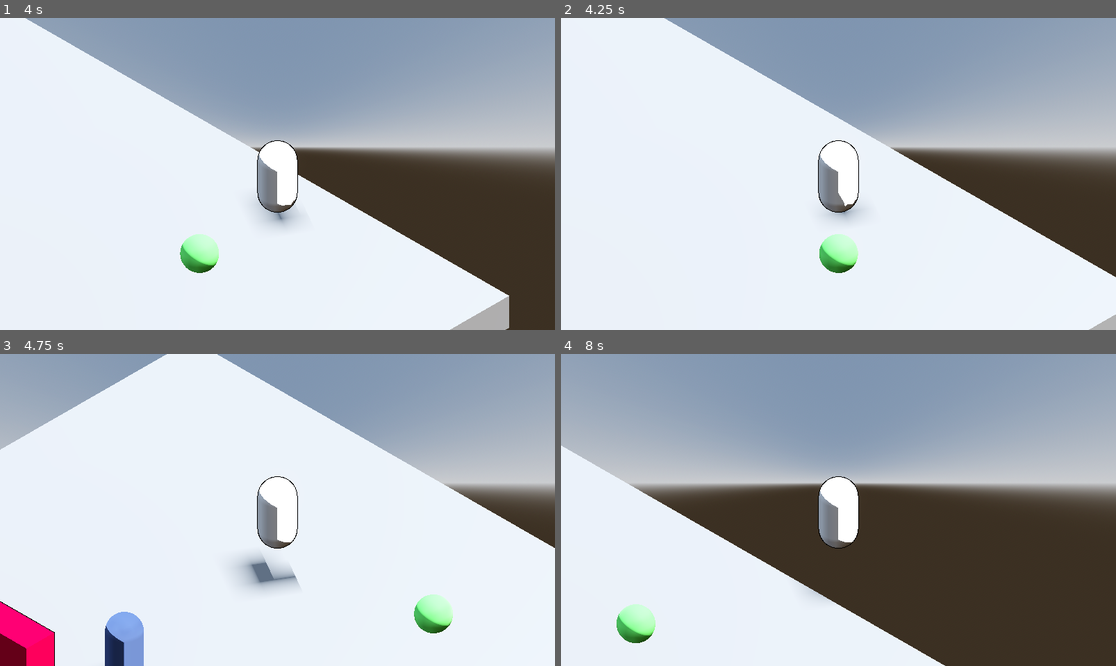
Above: before the commit, frames 1-4 (two rows, left to right).
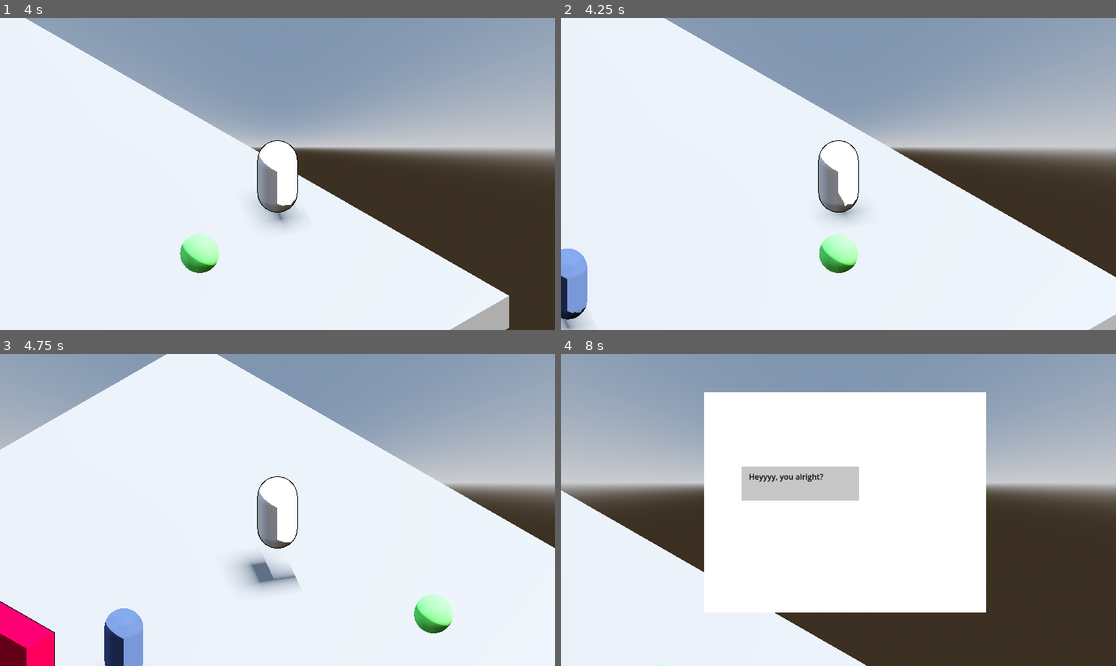
Above: after the commit, the same moments.

Repository: yashGhela/textmeback
Game: Godot game, scene res://levels/devlab.tscn
Same seed, same stepped clock (60 frames per second), same inputs: the game is played once before the commit and once after it. The project has no main scene, so this scene is started directly.
Inputs:
- Up to frame 1 (4 s): tap Enter (ui_accept) at 0.5, 0.77, 1.52, 3.02, 3.77 s; hold D (right) 0.53-1.28 s; hold E (interact) 0.53-1.28 s; hold S (back) 1.28-2.03 s; tap E (interact) at 1.35, 2.85 s; hold D (right) 2.03-2.78 s; hold E (interact) 2.03-2.78 s; hold W (forward) 2.78-3.53 s; hold A (left) from 3.53 s (still down); hold E (interact) from 3.53 s (still down)
- Up to frame 2 (4.25 s): keep holding A (left); keep holding E (interact)
- Up to frame 3 (4.75 s): keep holding A (left); release E (interact) at 4.28 s; tap E (interact) at 4.35 s; tap Enter (ui_accept) at 4.52 s
- Up to frame 4 (8 s): release A (left) at 5.03 s; hold S (back) 5.03-5.78 s; hold E (interact) 5.03-5.78 s; hold D (right) 5.78-6.53 s; tap E (interact) at 5.85, 7.35 s; tap Enter (ui_accept) at 6.02, 6.77, 7.52 s; hold W (forward) 6.53-7.28 s; hold E (interact) 6.53-7.28 s; hold D (right) from 7.28 s (still down)

Frame 1 is identical in both runs. In frame 2, 1.1% of the frame differs, in the area x 0-5%, y 73-100%; in frame 3, 0.2%; in frame 4, 38%, in the area x 0-77%, y 12-100%.

Commit message:
cant log smaller than 0.5, will just accept it i guess

Diff:
--- a/game-elements/boss.tscn
+++ b/game-elements/boss.tscn
@@ -9,6 +9,7 @@
 [ext_resource type="Script" uid="uid://cll00xw6apn3x" path="res://scripts/follow_path.gd" id="7_gwceh"]
 [ext_resource type="Script" uid="uid://bbbypqko0t06p" path="res://scripts/investigate.gd" id="7_kiwkw"]
 [ext_resource type="Script" uid="uid://v5pbmwsgb5nf" path="res://scripts/scan.gd" id="9_uxrab"]
+[ext_resource type="Script" uid="uid://b3bm46bjfrklg" path="res://scripts/return_to_path_start.gd" id="10_1k661"]
 
 [sub_resource type="CapsuleMesh" id="CapsuleMesh_oba0a"]
 
@@ -62,6 +63,11 @@
 boss = NodePath("../..")
 metadata/_custom_type_script = "uid://dd0t76g04wuo"
 
+[node name="ReturnToPathStart" type="Node" parent="StateMachine" unique_id=133891193 node_paths=PackedStringArray("boss")]
+script = ExtResource("10_1k661")
+boss = NodePath("../..")
+metadata/_custom_type_script = "uid://dd0t76g04wuo"
+
 [node name="seekzone" type="Area3D" parent="." unique_id=2118083472]
 
 [node name="CollisionShape3D" type="CollisionShape3D" parent="seekzone" unique_id=1645848901]
--- a/levels/devlab.tscn
+++ b/levels/devlab.tscn
@@ -67,10 +67,14 @@
 transform = Transform3D(1, 0, 0, 0, 1, 0, 0, 0, 1, 0.5754342, 1.1197305, 0)
 curve = SubResource("Curve3D_w7w6m")
 
+[node name="PathStart" type="Node3D" parent="Path3D" unique_id=1375798791]
+transform = Transform3D(1, 0, 0, 0, 1, 0, 0, 0, 1, 0, 0, 0.495)
+
 [node name="PathFollow3D" type="PathFollow3D" parent="Path3D" unique_id=447972883]
 transform = Transform3D(0.9999982, 0, 0, 0, 0.99999917, 0, 0, 0, 0.9999984, 0, 0, 0)
 rotation_mode = 0
 
-[node name="Boss" parent="Path3D/PathFollow3D" unique_id=150727419 node_paths=PackedStringArray("pathFollow", "path") instance=ExtResource("5_eqxup")]
+[node name="Boss" parent="Path3D/PathFollow3D" unique_id=150727419 node_paths=PackedStringArray("pathFollow", "path", "pathStart") instance=ExtResource("5_eqxup")]
 pathFollow = NodePath("..")
 path = NodePath("../..")
+pathStart = NodePath("../../PathStart")
--- a/scripts/boss.gd
+++ b/scripts/boss.gd
@@ -5,6 +5,7 @@
 @export var distLoc=null
 @onready var state_machine: Node = $StateMachine
 @onready var investigate: Node = $StateMachine/Investigate
+@export var pathStart:Node3D
 
 
 func _ready() -> void:
--- /dev/null
+++ b/scripts/return_to_path_start.gd
@@ -0,0 +1,25 @@
+extends State
+
+@export var boss:CharacterBody3D
+
+func physics_update(_delta:float):
+	var location =boss.pathStart.global_position
+
+	var disttoloc= boss.global_position.distance_to(location)
+
+	if disttoloc<=0.5:
+		boss.velocity= Vector3.ZERO
+		if boss.pathFollow:
+			boss.pathFollow.progress = 0
+
+		Transitioned.emit(self,"FollowPath")
+		return
+
+
+	var dir = boss.global_position.direction_to(location)
+
+	boss.velocity=dir*3.0
+
+	var look_target=  Vector3(location.x, boss.global_position.y, location.z)
+	if boss.global_position.distance_to(look_target)>0.1:
+		boss.look_at(look_target,Vector3.UP)
--- a/scripts/scan.gd
+++ b/scripts/scan.gd
@@ -17,7 +17,6 @@
 	tween.tween_property(boss, "rotation_degrees:y", 45, 2.0).set_trans(Tween.TRANS_SINE).set_ease(Tween.EASE_IN_OUT)
 
 	get_tree().create_timer(3.0).timeout.connect(func():
-		if boss.pathFollow:
-			boss.pathFollow.progress = 0
-
-		Transitioned.emit(self,"FollowPath"))
+		tween.kill()
+		Transitioned.emit(self,"ReturnToPathStart")
+		)
Not shown, added: scripts/return_to_path_start.gd.uid
